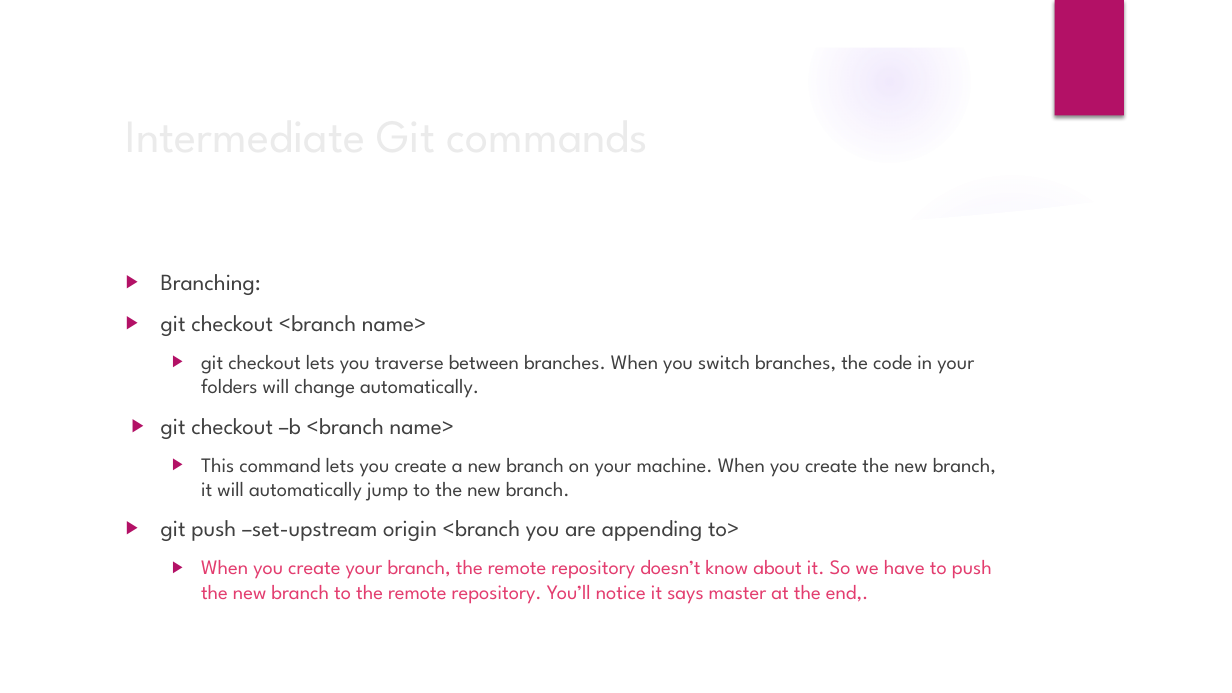
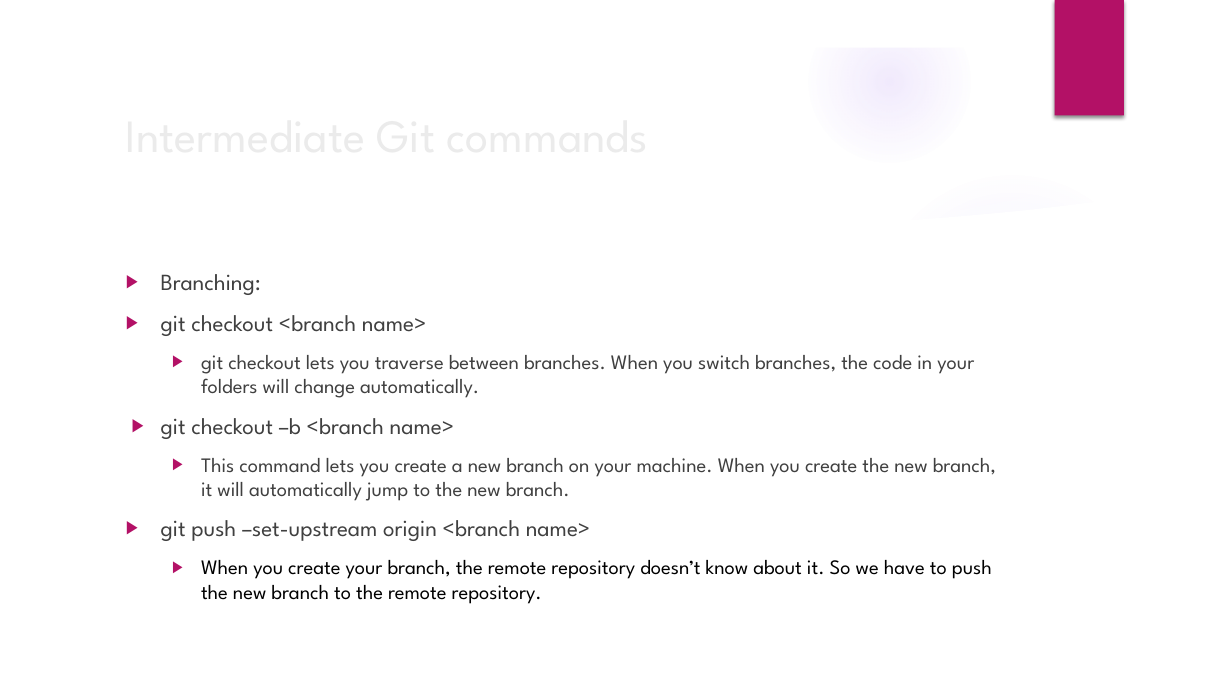
Before and after one commit to cdobos/git_session, a slide deck: slide 16 of Intro to git.pptx (slide 15 before the commit). Drawn at 1232x693 pixels with LibreOffice and Linux fonts; fonts in the diff are those of the drawing; background and template pictures are left out. Boxes give left, top, right and bottom in pixels: in the first picture for what was removed or moved away, otherwise in the second. Text is boxed around its words. In the diff, an @@ line names an element or a change of style, - is before the commit and + after.

```diff
--- a/Intro to git.pptx
+++ b/Intro to git.pptx
@@ text at (161, 520, 992, 604): text changed; text colour #E33D6F to #000000 @@
-▶ git push –set-upstream origin <branch you are appending to>
-  ▶ When you create your branch, the remote repository doesn’t know about it. So we have to push the new branch to the remote repository. You’ll notice it says master at the end,.
+▶ git push –set-upstream origin <branch name>
+  ▶ When you create your branch, the remote repository doesn’t know about it. So we have to push the new branch to the remote repository.
```
Also in this commit, not shown: 2 other slides changed, 5 slides added.
